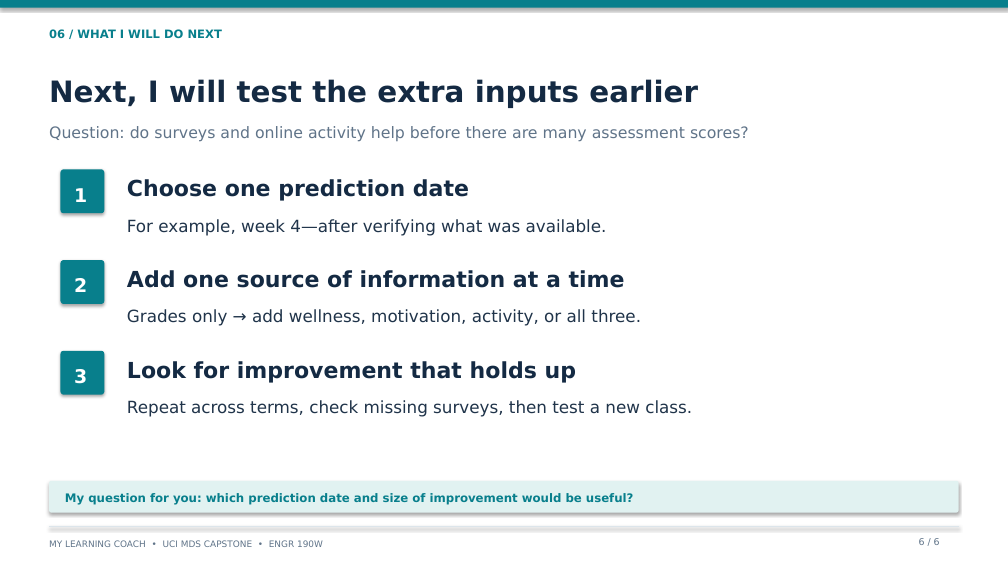
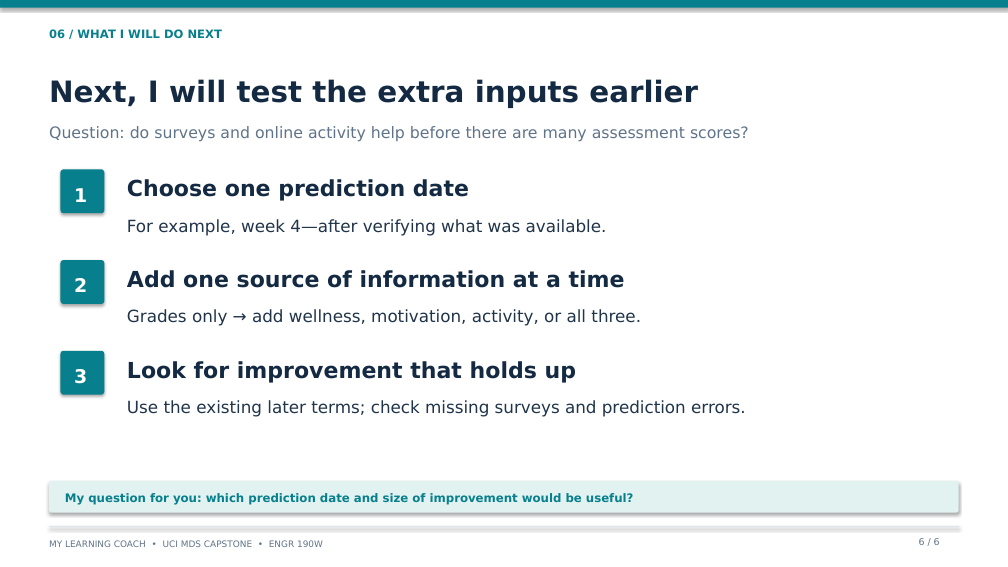
Before and after one commit to ayaan-27/UCI_Capstone_Project, a slide deck: slide 6 of MLC_technical_presentation.pptx. Drawn at 1008x567 pixels with LibreOffice and Linux fonts; fonts in the diff are those of the drawing. Boxes give left, top, right and bottom in pixels: in the first picture for what was removed or moved away, otherwise in the second. Text is boxed around its words. In the diff, an @@ line names an element or a change of style, - is before the commit and + after.

Commit message:
Clarify forecast errors and evaluate with existing course terms

```diff
--- a/MLC_technical_presentation.pptx
+++ b/MLC_technical_presentation.pptx
@@ text at [127, 400, 746, 417]: text changed @@
-Repeat across terms, check missing surveys, then test a new class.
+Use the existing later terms; check missing surveys and prediction errors.
```
Also in this commit, not shown: 2 other slides changed, 4 other files.
